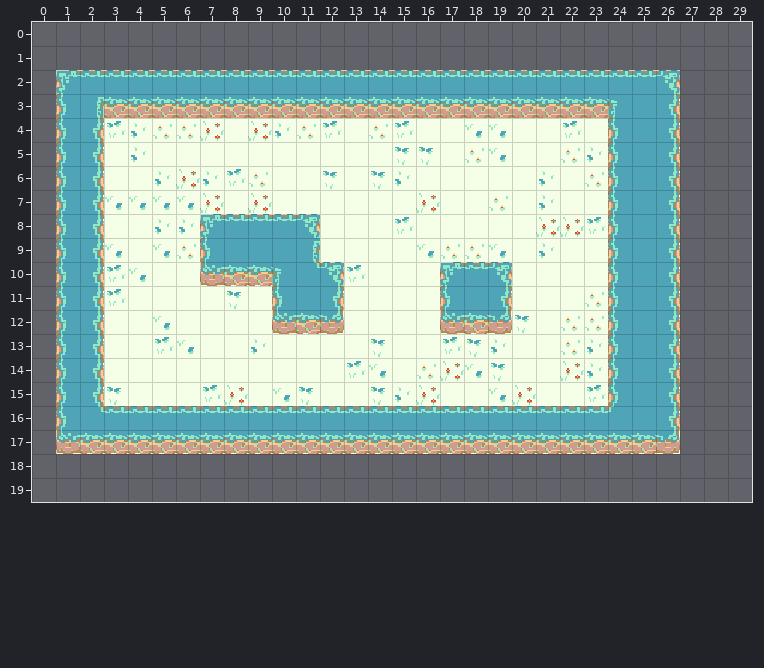
A Tiled map gets an edit: Assets/Tiled Import Unity/LevelImport/Level1.tmx. Above, as it was before the edit.
Cells are 16x16 px. Shown: x 0..29, y 0..19.
Now the later version:
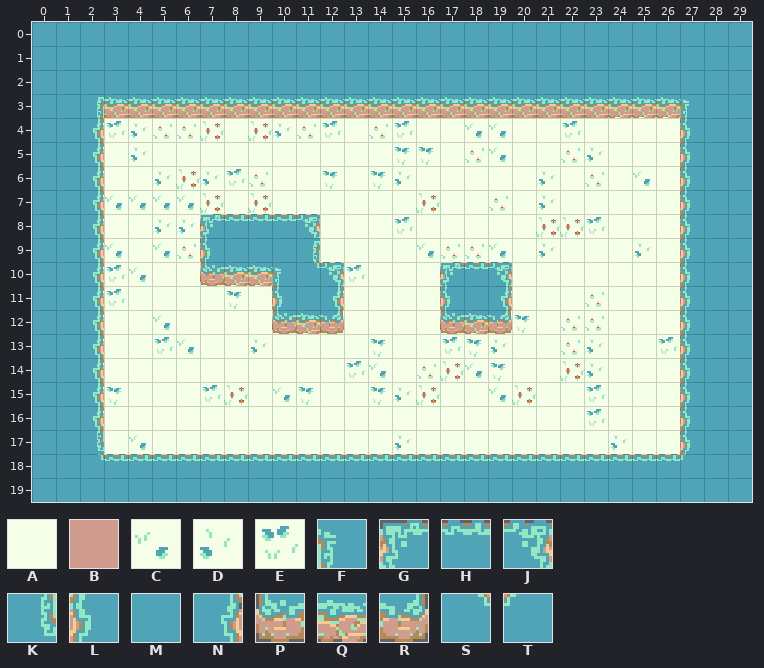
Key: from "SnowTile": A 19, B 20, C 34, D 48, E 49, F 70, G 81, H 82, J 83, K 84, L 96, M 97, N 98, P 111, Q 112, R 113, S 114, T 115.
_ is an empty cell.
Tiles replaced or removed in this view: A, B, F, G, H, J, L, M, N, P, Q, R, S, T.
From old to new:
Changed rows in their new state; . is an unchanged cell.
Layer "Ground":
first column x 3:
 6 ......................C.
 7 .....................A..
 8 .....................A..
 9 .....................AD.
10 .....................A..
11 .....................A..
12 .....................A..
13 .....................A.E
14 .....................A..
15 .....................A..
16 AAAAAAAAAAAAAAAAAAAAEA..
17 .C..........D........D..
18 AAAAAAAAAAAADAAAAAAAAAAA
Layer "Wall":
first column x 0:
 0 MMMMMMMMMMMMMMMMMMMMMMMMMMMMMM
 1 MMMMMMMMMMMMMMMMMMMMMMMMMMMMMM
 2 MMMMMMMMMMMMMMMMMMMMMMMMMMMMMM
 3 MM......................QQQFMM
 4 MM......................___LMM
 5 MM......................___LMM
 6 MM......................___LMM
 7 MM......................___LMM
 8 MM......................___LMM
 9 MM......................___LMM
10 MM......................___LMM
11 MM......................___LMM
12 MM......................___LMM
13 MM......................___LMM
14 MM......................___LMM
15 MM......................___LMM
16 MMN________________________LMM
17 MMK________________________LMM
18 MMSHHHHHHHHHHHHHHHHHHHHHHHHTMM
19 MMMMMMMMMMMMMMMMMMMMMMMMMMMMMM
Pixel boxes of the changes (left, top, right, bottom) in both pictures:
changed: (32, 22, 752, 502)
